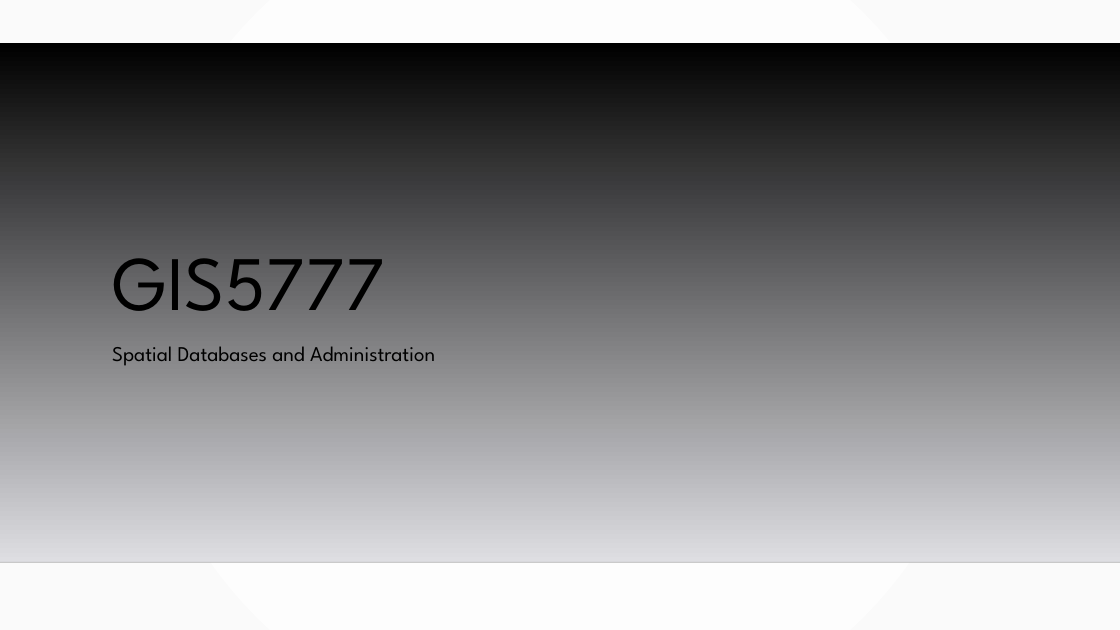
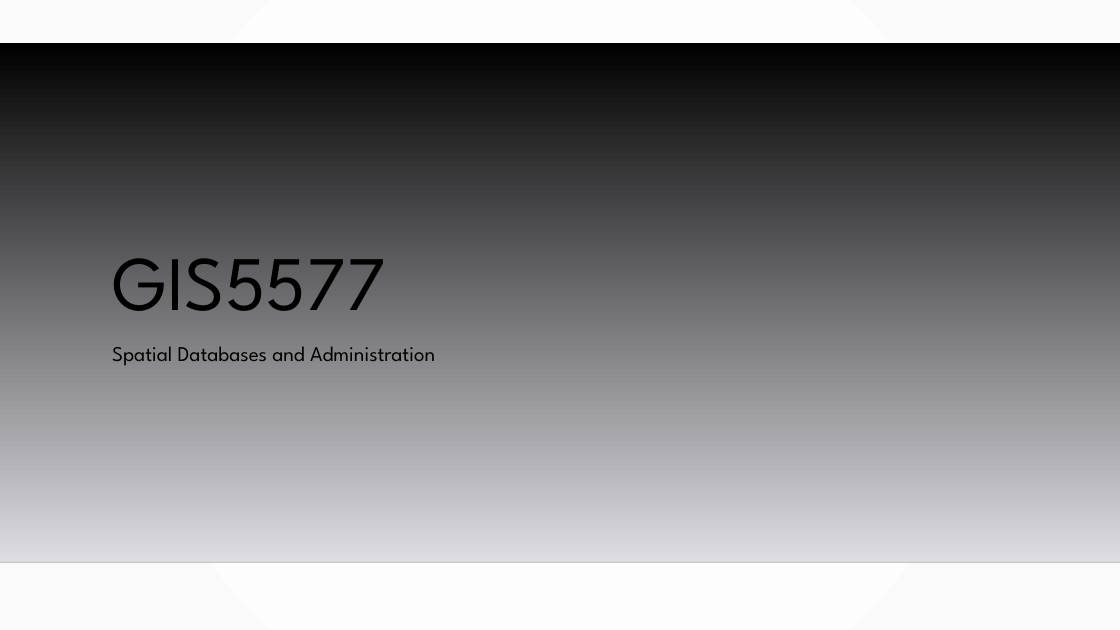
Before and after one commit to TomG007/gis5577, a slide deck: slide 1 of GIS5577.odp. Drawn at 1120x630 pixels with LibreOffice and Linux fonts; fonts in the diff are those of the drawing; background and template pictures are left out. Boxes give left, top, right and bottom in pixels: in the first picture for what was removed or moved away, otherwise in the second. Text is boxed around its words. In the diff, an @@ line names an element or a change of style, - is before the commit and + after.

```diff
--- a/GIS5577.odp
+++ b/GIS5577.odp
@@ title at (112, 258, 386, 311): text changed @@
-GIS5777
+GIS5577
```
Also in this commit, not shown: 1 other slide changed, 1 other file.
